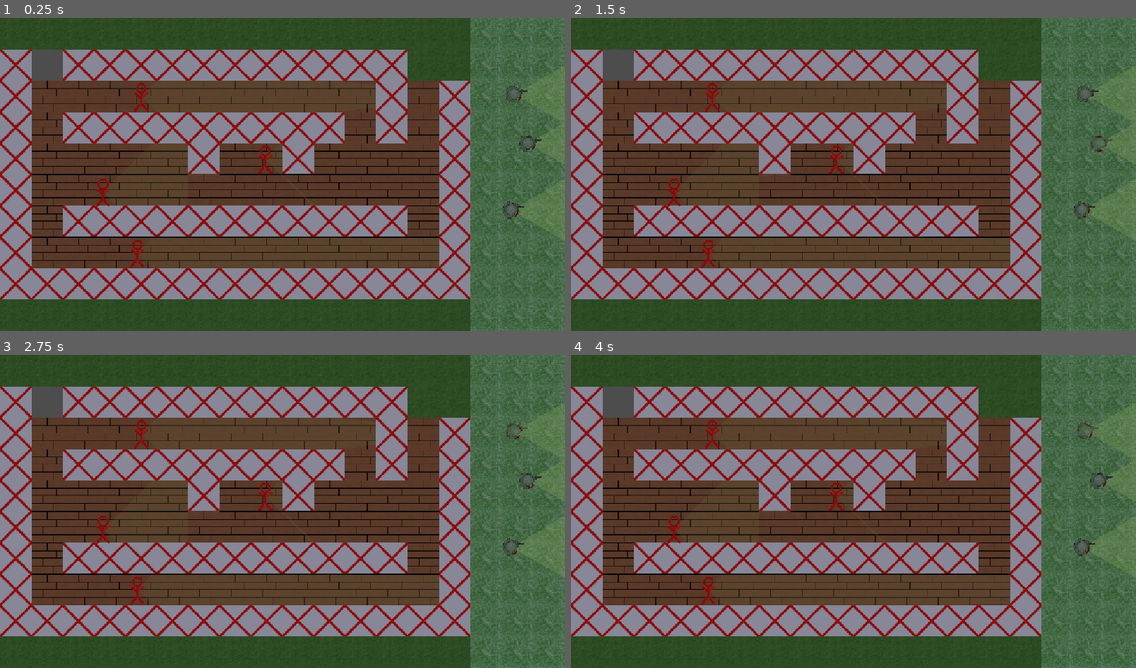
Above: before the commit, frames 1-4 (two rows, left to right).
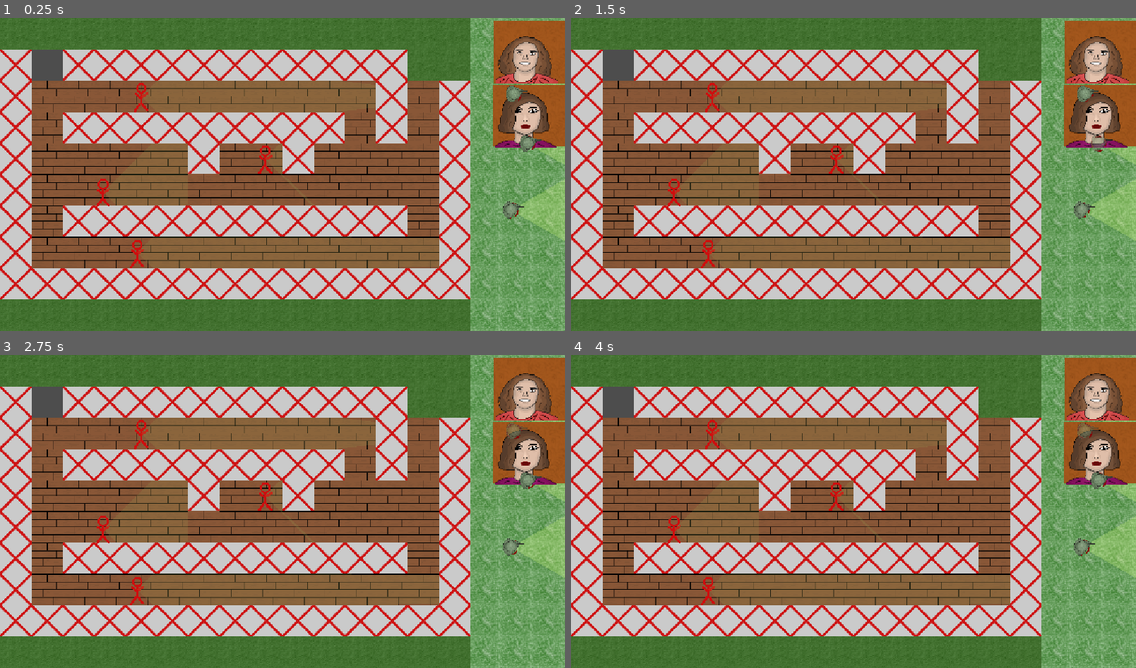
Above: after the commit, the same moments.

Repository: NevenIlincic/Tactical_Move
Game: Godot game, scene res://Scenes/Test_Scene.tscn
The game is run twice, just before and just after one commit, with the same random seed, the same clock (stepped at 60 frames per second) and the same inputs. The engine's default icon, where the game draws it, is replaced by a stand-in: a white triangle on a blue panel in a dark square.
Inputs (mouse positions are in pixels of both pictures, inside the frame that each line leads up to):
- Up to frame 1 (0.25 s): no input
- Up to frame 2 (1.5 s): tap Enter at 0.5 s; move the mouse to (1079, 208) at 0.52 s; press the mouse at (1079, 208) at 0.53 s; tap W (reset_look_at_path) at 1.25 s; move the mouse to (1096, 143) at 1.27 s; release the mouse at (1096, 143) at 1.28 s; tap Space (move_confirm) at 1.35 s; click (1096, 143) at 1.42 s
- Up to frame 3 (2.75 s): tap Q (reset_path) at 2 s; move the mouse to (514, 430) at 2.02 s; right-click (514, 430) at 2.1 s; click (514, 430) at 2.17 s
- Up to frame 4 (4 s): tap X (reset_rotate_player_after_move) at 2.75 s; move the mouse to (825, 574) at 2.77 s; tap Z (rotate_player_after_move) at 2.85 s; click (825, 574) at 2.92 s; tap Space (move_confirm) at 3.5 s; move the mouse to (1023, 558) at 3.52 s; press the mouse at (1023, 558) at 3.53 s

The runs differ from the first frame. In frame 1, 97% of the frame differs, in the area x 0-100%, y 0-100%; in frame 2, 97%; in frame 3, 97%; in frame 4, 97%.

Commit message:
[ADD] Two soldier avatar pictures

Diff:
--- a/Scenes/Test_Scene.tscn
+++ b/Scenes/Test_Scene.tscn
@@ -18,6 +18,9 @@
 [ext_resource type="Resource" uid="uid://ttdsvtwhyg75" path="res://Resources/Weapon_Stats/m4a1_Rifle_Stats.tres" id="13_tq75k"]
 [ext_resource type="Script" uid="uid://bqnc1ha42r85" path="res://Scripts/Weapon/pistol.gd" id="17_513u8"]
 [ext_resource type="Resource" uid="uid://ddj6vd6by3aw5" path="res://Resources/Weapon_Stats/Pistol_Stats.tres" id="18_kw30y"]
+[ext_resource type="Texture2D" uid="uid://cyexu3fm2aq3s" path="res://Sprites/HUD/background.png" id="19_kw30y"]
+[ext_resource type="Texture2D" uid="uid://ba5pgw0e6nuhq" path="res://Sprites/Player/Avatars/male_soldier_1.png" id="20_ebsyv"]
+[ext_resource type="Texture2D" uid="uid://dk6hnkfrk8imb" path="res://Sprites/Player/Avatars/female_soldier.png" id="21_ebsyv"]
 
 [sub_resource type="TileSetAtlasSource" id="TileSetAtlasSource_10mtb"]
 texture = ExtResource("2_mwjvy")
@@ -368,6 +371,7 @@
 weapons = Array[ExtResource("6_mykrp")]([SubResource("Resource_3u3yd")])
 
 [node name="CanvasModulate" type="CanvasModulate" parent="." unique_id=1692743122]
+visible = false
 color = Color(0.6666667, 0.6666667, 0.74509805, 1)
 
 [node name="Enemy4" parent="." unique_id=388256567 instance=ExtResource("5_svcn8")]
@@ -380,3 +384,19 @@
 current_engagement_rule = 2
 soldier_stats = SubResource("Resource_elm60")
 weapons = Array[ExtResource("6_mykrp")]([SubResource("Resource_cmdj1")])
+
+[node name="Background" type="Sprite2D" parent="." unique_id=1861225955]
+position = Vector2(1136, 70)
+texture = ExtResource("19_kw30y")
+
+[node name="JaPixel" type="Sprite2D" parent="." unique_id=1165638485]
+position = Vector2(1075, 71)
+texture = ExtResource("20_ebsyv")
+
+[node name="Background2" type="Sprite2D" parent="." unique_id=592716912]
+position = Vector2(1134, 200)
+texture = ExtResource("19_kw30y")
+
+[node name="JaPixel2" type="Sprite2D" parent="." unique_id=678264847]
+position = Vector2(1073, 201)
+texture = ExtResource("21_ebsyv")
Binary file added: Sprites/HUD/background.png
Not shown, added: Sprites/HUD/background.png.import
Binary file added: Sprites/Player/Avatars/female_soldier.png
Not shown, added: Sprites/Player/Avatars/female_soldier.png.import
Binary file added: Sprites/Player/Avatars/male_soldier_1.png
Not shown, added: Sprites/Player/Avatars/male_soldier_1.png.import
